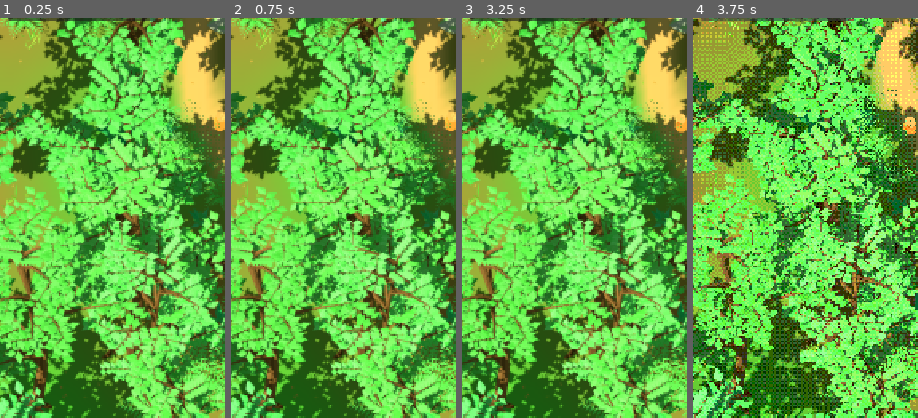
Above: before the commit, frames 1-4 (left to right).
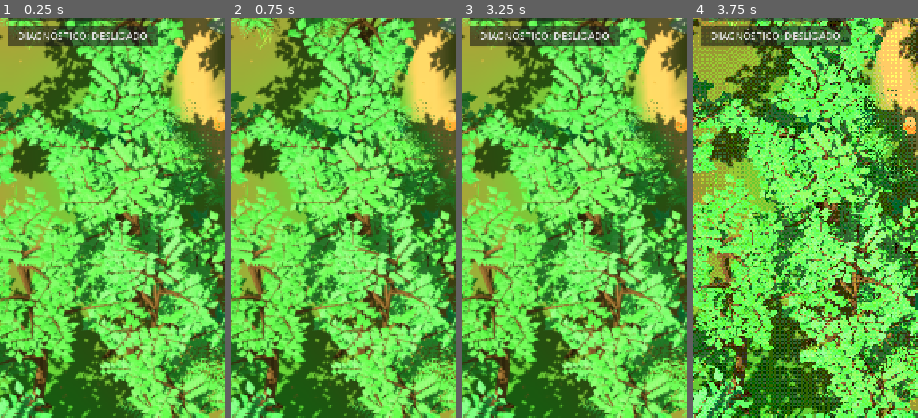
Above: after the commit, the same moments.

Repository: jonathasptbr-gh/Projeto-Galapago
Game: Godot game, scene res://jogo/main.tscn
The game is run twice, just before and just after one commit, with the same random seed, the same clock (stepped at 60 frames per second) and the same inputs.
Inputs:
- Up to frame 1 (0.25 s): no input
- Up to frame 2 (0.75 s): click "CONFIG" at 0.5 s
- Up to frame 3 (3.25 s): click "MOSTRAR" at 1.25 s; click "PULO AUTO: DESLIGADO" at 2 s; click "PULO AUTO: LIGADO" at 2.75 s
- Up to frame 4 (3.75 s): click "PIXEL ART: DESLIGADO" at 3.5 s
The pictures show only the part of the screen within x 1-51%, y 36-86%; the shares and areas given below are measured in that part.

The runs differ from the first frame. In frame 1, 3.2% of the frame differs, in the area x 3-71%, y 2-7%; in frame 2, nothing differs; in frame 3, 3.2%; in frame 4, 3.0%.

Commit message:
v0.38.0: diagnóstico opcional e preparação da referência P25

Diff:
--- /dev/null
+++ b/jogo/diagnostico.gd
@@ -0,0 +1,117 @@
+extends Label
+## P25/1.2: observação somente, sem configurar render ou cronometrar CPU/GPU.
+## Time mede intervalos entre callbacks _process (inclui espera, VSync e limites).
+## O delta recebido é tempo do motor, não tempo gasto processando este script.
+## Uma leitura simples por quadro; contadores, resolução e texto só a cada >=0,5 s
+## reais. Não guarda histórico. Desligado/oculto: nem relógio nem contadores.
+const JANELA_US := 500000
+
+var _vista: CanvasLayer
+var _ligado := false
+var _inicio_us := 0
+var _anterior_us := 0
+var _intervalos := 0
+var _delta_soma := 0.0
+var _maior_us := 0
+
+
+func _ready() -> void:
+	mouse_filter = Control.MOUSE_FILTER_IGNORE
+	focus_mode = Control.FOCUS_NONE
+	var ls := LabelSettings.new()
+	ls.font_size = 16
+	ls.outline_size = 4
+	ls.outline_color = Color(0, 0, 0, 0.9)
+	label_settings = ls
+	var fundo := StyleBoxFlat.new()
+	fundo.bg_color = Color(0.02, 0.03, 0.05, 0.88)
+	add_theme_stylebox_override("normal", fundo)
+	visible = false
+	set_process(false)
+
+
+func configurar(vista: CanvasLayer) -> void:
+	_vista = vista
+
+
+func definir_ligado(ligado: bool) -> void:
+	var mudou := _ligado != ligado
+	_ligado = ligado
+	visible = ligado
+	set_process(ligado)
+	if not mudou:
+		return
+	_reiniciar()
+	text = "DIAGNÓSTICO · aguardando janela >=0,5 s"
+
+
+func _reiniciar() -> void:
+	_inicio_us = 0
+	_anterior_us = 0
+	_intervalos = 0
+	_delta_soma = 0.0
+	_maior_us = 0
+
+
+func _process(delta: float) -> void:
+	if not _ligado:
+		return
+	amostrar(Time.get_ticks_usec(), delta)
+
+
+## Relógio injetável para conferir a janela sem medir velocidade do host de teste.
+func amostrar(agora_us: int, delta: float) -> void:
+	if not _ligado:
+		return
+	if _anterior_us == 0:
+		_inicio_us = agora_us
+		_anterior_us = agora_us
+		return
+	var intervalo := agora_us - _anterior_us
+	_anterior_us = agora_us
+	_intervalos += 1
+	_delta_soma += delta
+	_maior_us = maxi(_maior_us, intervalo)
+	var decorrido := agora_us - _inicio_us
+	if decorrido < JANELA_US:
+		return
+	var janela := float(decorrido) / 1000000.0
+	var linhas := PackedStringArray(["DIAGNÓSTICO · janela real %.2f s" % janela])
+	linhas.append("FPS (callbacks/Time): %.2f" % (_intervalos / janela))
+	linhas.append("Intervalo real: %.1f ms · máx %.1f" % [float(decorrido) / _intervalos / 1000.0, _maior_us / 1000.0])
+	linhas.append("Delta _process médio: %.1f ms (motor)" % (_delta_soma / _intervalos * 1000.0))
+	linhas.append("CPU/GPU: n/d · intervalo/delta ≠ custo")
+	linhas.append("Render: " + RenderingServer.get_current_rendering_method())
+	linhas.append("API: " + RenderingServer.get_current_rendering_driver_name())
+	if _vista != null:
+		linhas.append("3D interno (vista): " + dimensoes(_vista.tamanho_interno()))
+		linhas.append("Alvo 3D c/margem (sv): " + dimensoes(_vista.sv.size))
+	linhas.append("Físico (Window.size): " + dimensoes(get_window().size))
+	linhas.append("RS global · último quadro disponível:")
+	var pronto := DisplayServer.get_name() != "headless" and Engine.get_frames_drawn() >= 2
+	var calls := RenderingServer.get_rendering_info(RenderingServer.RENDERING_INFO_TOTAL_DRAW_CALLS_IN_FRAME) if pronto else -1
+	var primitivas := RenderingServer.get_rendering_info(RenderingServer.RENDERING_INFO_TOTAL_PRIMITIVES_IN_FRAME) if pronto else -1
+	linhas.append("Draw calls: %s · primitivas: %s" % [contador(calls), contador(primitivas)])
+	linhas.append("Primitivas ≠ só triângulos; calls ≠ MM")
+	linhas.append("n/d: sem confirmação (inclusive zero)")
+	linhas.append("Custo: relógio/quadro; texto/RS >=0,5 s")
+	if Engine.get_write_movie_path() != "":
+		linhas.append("MOVIE fixo · prévia, não benchmark")
+	text = "\n".join(linhas)
+	# Preserva o último instante como início da próxima janela; não mistura pausas.
+	_inicio_us = agora_us
+	_intervalos = 0
+	_delta_soma = 0.0
+	_maior_us = 0
+
+
+static func dimensoes(tamanho: Vector2i) -> String:
+	if tamanho.x <= 0 or tamanho.y <= 0:
+		return "n/d"
+	return "%d×%d px" % [tamanho.x, tamanho.y]
+
+
+## A API retorna 0 também quando indisponível, sem flag de suporte: não adivinhar.
+## Nesta cena não vazia, preferimos omitir um zero legítimo a inventar suporte.
+static func contador(valor: int) -> String:
+	return str(valor) if valor > 0 else "n/d"
--- a/jogo/hud.gd
+++ b/jogo/hud.gd
@@ -23,6 +23,12 @@
 const TOPO := 100.0
 
 const Atualizador := preload("res://jogo/atualizador.gd")
+const Diagnostico := preload("res://jogo/diagnostico.gd")
+
+var diagnostico: Label
+var _diagnostico_btn: Button
+var _diagnostico_ligado := false
+var _leg: Label
 
 var atualizador: Control
 var _gesto: Label
@@ -68,6 +74,7 @@
 			no.visible = not ativa
 		else:
 			no.visible = not ativa and _mostrar_info
+	_sincronizar_diagnostico()
 
 
 func _ready() -> void:
@@ -79,6 +86,12 @@
 	leg.horizontal_alignment = HORIZONTAL_ALIGNMENT_RIGHT
 	leg.grow_horizontal = Control.GROW_DIRECTION_BEGIN
 	leg.position.y += TOPO + 34
+	_leg = leg
+	diagnostico = Diagnostico.new()
+	add_child(diagnostico)
+	diagnostico.set_anchors_and_offsets_preset(Control.PRESET_TOP_RIGHT, Control.PRESET_MODE_MINSIZE, 16)
+	diagnostico.grow_horizontal = Control.GROW_DIRECTION_BEGIN
+	diagnostico.position.y += TOPO + 34
 	_status = _rotulo("", Vector2(20, TOPO + 40), 16)
 	_nota = _rotulo("", Vector2(20, TOPO + 64), 18)
 	# PULO AUTOMÁTICO (v0.13): botão de ligar/desligar (padrão em `pular.auto_padrao`).
@@ -133,6 +146,15 @@
 	_pixel_btn.focus_mode = Control.FOCUS_NONE
 	_pixel_btn.pressed.connect(func(): pixel_pass_alternado.emit(not _pixel))
 	add_child(_pixel_btn)
+	# Painel ocupa o lugar da legenda, não o centro jogável. Só o botão recebe toque.
+	_diagnostico_btn = Button.new()
+	_diagnostico_btn.text = "DIAGNÓSTICO: DESLIGADO"
+	_diagnostico_btn.add_theme_font_size_override("font_size", 16)
+	_diagnostico_btn.position = Vector2(20, TOPO + 376)
+	_diagnostico_btn.custom_minimum_size = Vector2(240, 34)
+	_diagnostico_btn.focus_mode = Control.FOCUS_NONE
+	_diagnostico_btn.pressed.connect(func(): definir_diagnostico(not _diagnostico_ligado))
+	add_child(_diagnostico_btn)
 	_gesto = _rotulo("gesto: —", Vector2.ZERO, 20)
 	_gesto.set_anchors_and_offsets_preset(Control.PRESET_BOTTOM_LEFT, Control.PRESET_MODE_MINSIZE, 18)
 	_gesto.grow_vertical = Control.GROW_DIRECTION_BEGIN
@@ -282,6 +304,22 @@
 	if _mostrar_info and _carga_bg and _corpo:
 		_carga_bg.visible = _corpo.carregando()
 	_config_btn.text = "CONFIG" if _mostrar_info else "MOSTRAR"
+	_sincronizar_diagnostico()
+
+
+func definir_diagnostico(ligado: bool) -> void:
+	_diagnostico_ligado = ligado
+	_diagnostico_btn.text = "DIAGNÓSTICO: %s" % ("LIGADO" if ligado else "DESLIGADO")
+	_sincronizar_diagnostico()
+
+
+func _sincronizar_diagnostico() -> void:
+	if diagnostico == null:
+		return
+	var mostrar := _mostrar_info and not _intima
+	# Ocultar CONFIG/vista íntima também suspende TODA coleta. Reabrir limpa a janela.
+	diagnostico.definir_ligado(mostrar and _diagnostico_ligado)
+	_leg.visible = mostrar and not _diagnostico_ligado
 
 
 ## O `veu` é o ColorRect de TELA CHEIA que o main acrescenta e move para o
--- a/jogo/main.gd
+++ b/jogo/main.gd
@@ -269,6 +269,9 @@
 	hud.pixel_pass_alternado.connect(definir_pixel_pass)
 	add_child(hud)
 	hud.definir_pixel_pass(vista.pixel_pass)
+	hud.diagnostico.configurar(vista)
+	# Atalho explícito para a captura mínima; o jogo normal começa sem diagnóstico.
+	hud.definir_diagnostico("--diagnostico" in args)
 	# VÉU do desenho: escurece a tela para ilustrar a desaceleração (fica
 	# ATRÁS dos rótulos da HUD, que são filhos da mesma CanvasLayer).
 	veu = ColorRect.new()
--- /dev/null
+++ b/testes/test_diagnostico.gd
@@ -0,0 +1,101 @@
+extends "res://testes/caso.gd"
+## P25/1.2: janela real não é delta simulado nem cronômetro de CPU/GPU.
+const Diagnostico := preload("res://jogo/diagnostico.gd")
+const Hud := preload("res://jogo/hud.gd")
+const Main := preload("res://jogo/main.gd")
+
+
+func _painel() -> Label:
+	var d := Diagnostico.new()
+	Engine.get_main_loop().root.add_child(d)
+	return d
+
+
+func test_desligado_nao_coleta_e_nao_intercepta_mapa() -> void:
+	var d := _painel()
+	checar(not d.visible and not d.is_processing(), "padrão oculto e sem _process")
+	igual(d.mouse_filter, Control.MOUSE_FILTER_IGNORE, "texto deixa eventos passarem")
+	d.amostrar(100, 1.0)
+	igual(d._anterior_us, 0, "amostra desligada ignorada")
+	d.free()
+
+
+func test_janela_real_delta_e_reinicio_sem_historia_da_pausa() -> void:
+	var d := _painel()
+	d.definir_ligado(true)
+	d.amostrar(1000000, 0.01) # primeiro callback só fixa a origem
+	d.amostrar(1250000, 0.02)
+	checar(d.text.contains("aguardando"), "texto não muda antes de 0,5 s reais")
+	d.definir_ligado(true) # sincronizar HUD não pode apagar janela em andamento
+	d.amostrar(1500000, 0.04)
+	checar(d.text.contains("janela real 0.50 s"), "janela é relógio monotônico")
+	checar(d.text.contains("FPS (callbacks/Time): 4.0"), "FPS conta intervalos, não inverte delta")
+	checar(d.text.contains("Intervalo real: 250.0 ms · máx 250.0"), "média/máximo da janela")
+	checar(d.text.contains("Delta _process médio: 30.0 ms (motor)"), "delta rotulado separadamente")
+	checar(d.text.contains("CPU/GPU: n/d"), "sem estimativa CPU/GPU")
+	checar(d.text.contains("RS global · último quadro disponível"), "não atribui global só ao mundo 3D")
+	checar(d.text.contains("Draw calls: n/d · primitivas: n/d"), "headless sem contador não vira zero")
+	var texto := d.text
+	d.definir_ligado(false)
+	checar(not d.is_processing(), "desligar interrompe relógio e contadores")
+	d.amostrar(9000000, 5.0)
+	d.definir_ligado(true)
+	d.amostrar(10000000, 0.5)
+	checar(d.text != texto and d.text.contains("aguardando"), "religar não herda janela antiga")
+	igual(d._intervalos, 0, "primeiro delta após pausa descartado")
+	d.free()
+
+
+func test_indisponibilidade_e_resolucao_sem_zero_enganoso() -> void:
+	igual(Diagnostico.contador(0), "n/d", "API não distingue zero de indisponível")
+	igual(Diagnostico.contador(-1), "n/d")
+	igual(Diagnostico.contador(341), "341", "contador positivo é número retornado, não lotes")
+	igual(Diagnostico.dimensoes(Vector2i(1080, 2400)), "1080×2400 px")
+	igual(Diagnostico.dimensoes(Vector2i.ZERO), "n/d")
+
+
+func test_config_e_intima_suspendem_painel_sem_reabrir_desligado() -> void:
+	var h := Hud.new()
+	Engine.get_main_loop().root.add_child(h)
+	h._alternar_info()
+	h._alternar_info()
+	checar(not h.diagnostico.visible and not h.diagnostico.is_processing(), "CONFIG não liga diagnóstico")
+	h._diagnostico_btn.pressed.emit()
+	checar(h.diagnostico.visible and h.diagnostico.is_processing(), "botão liga")
+	checar(not h._leg.visible, "substitui legenda, não soma texto sobre ela")
+	h._alternar_info()
+	checar(not h.diagnostico.visible and not h.diagnostico.is_processing(), "CONFIG suspende coleta")
+	checar(h._config_btn.visible and h.atualizador.visible, "ações permanentes preservadas")
+	h._alternar_info()
+	checar(h.diagnostico.visible, "CONFIG restaura escolha ligada")
+	h.definir_vista_intima(true)
+	checar(not h.diagnostico.is_processing(), "vista íntima suspende coleta")
+	h.definir_vista_intima(false)
+	checar(h.diagnostico.visible and h.diagnostico.is_processing(), "retorno restaura escolha")
+	h._diagnostico_btn.pressed.emit()
+	checar(h._leg.visible and not h.diagnostico.visible, "botão desliga e devolve legenda")
+	checar(h._pixel_btn.visible and h._hostil_btn.visible and h._carga_slider.visible and h._pulo_auto.visible, "controles existentes continuam disponíveis")
+	h.free()
+
+
+func test_main_integra_vista_sem_alterar_render_ou_acoes() -> void:
+	var m := Main.new()
+	Engine.get_main_loop().root.add_child(m)
+	var interno: Vector2i = m.vista.sv.size
+	var msaa: int = m.vista.sv.msaa_3d
+	var pixel: bool = m.vista.pixel_pass
+	var sombra: bool = m.vista.sol.shadow_enabled
+	m.hud._diagnostico_btn.pressed.emit()
+	m.hud.diagnostico.amostrar(1000000, 0.1)
+	m.hud.diagnostico.amostrar(1500000, 0.1)
+	checar(m.hud.diagnostico.text.contains("3D interno (vista): " + Diagnostico.dimensoes(m.vista.tamanho_interno())), "resolução lida da vista efetiva")
+	igual(m.vista.sv.size, interno, "não muda resolução")
+	igual(m.vista.sv.msaa_3d, msaa, "não muda AA")
+	igual(m.vista.pixel_pass, pixel, "não muda Pixel Pass")
+	igual(m.vista.sol.shadow_enabled, sombra, "não muda sombras")
+	# Os sinais originais continuam conectados aos mesmos destinos no main.
+	m.hud._pixel_btn.pressed.emit()
+	igual(m.vista.pixel_pass, not pixel, "ação PIXEL ART preservada")
+	m.hud._hostil_btn.pressed.emit()
+	checar(m.hostilidade, "ação HOSTILIDADE preservada")
+	m.free()
Not shown, added: jogo/diagnostico.gd.uid
Not shown, added: testes/test_diagnostico.gd.uid
Not shown, changed: AGENTS.md
Not shown, changed: docs/HISTORICO.md
Not shown, changed: docs/PEDIDOS-EM-ESPERA.md
Not shown, changed: docs/RESIDUOS.md
